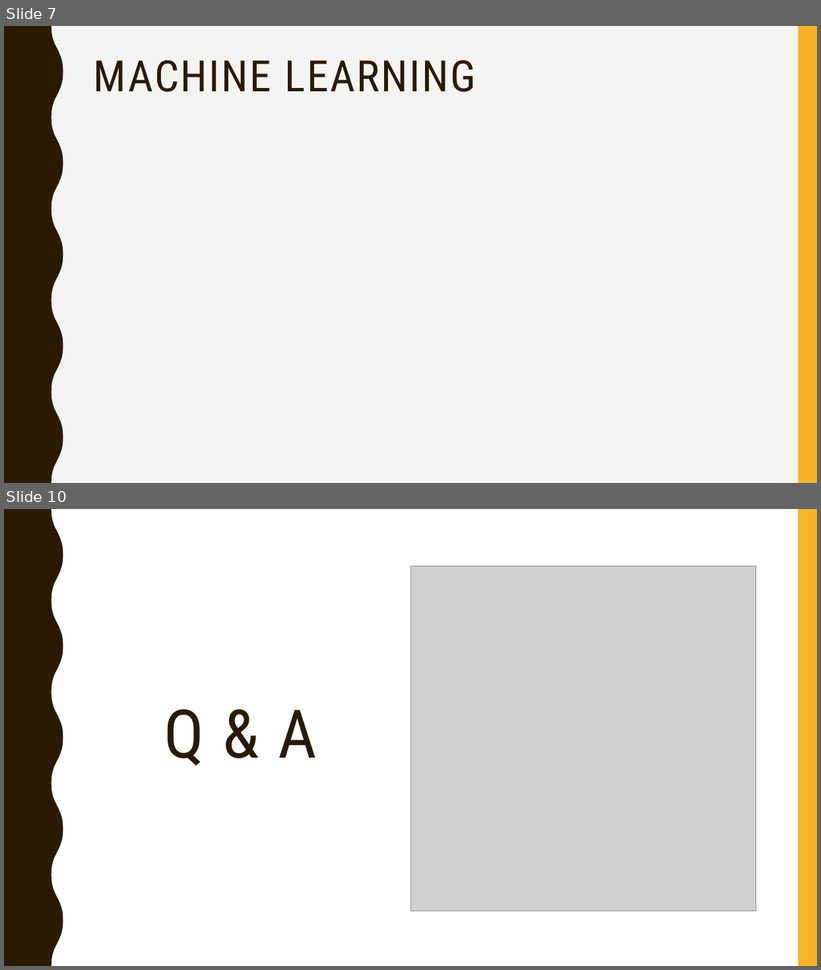
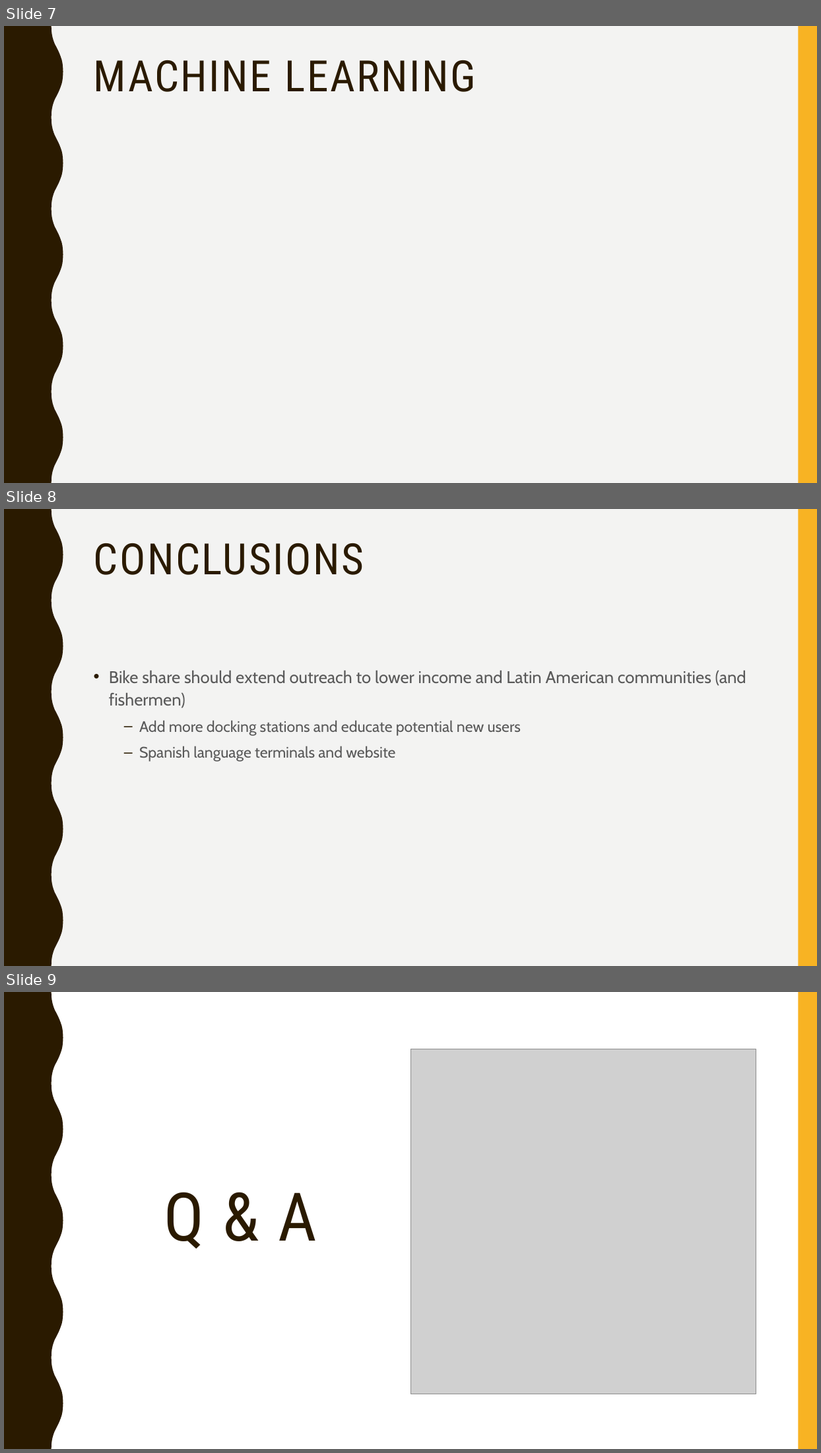
Before and after one commit to alpeshpatelgwu/Crabby-Cabis, a slide deck: Crabby Cabis Final Project.pptx. Shown one above the other, each under a label of ours: slides 7 and 10 before the commit, slides 7, 8 and 9 after it; the slides between them are not shown. The pictures are 821x970 and 821x1453 pixels, drawn with LibreOffice and Linux fonts; fonts in the diff are those of the drawing; grey boxes stand for pictures. Boxes give left, top, right and bottom in pixels: in the first picture for what was removed or moved away, otherwise in the second. Text is boxed around its words. In the diff, an @@ line names an element or a change of style, - is before the commit and + after.

```diff
--- a/Crabby Cabis Final Project.pptx
+++ b/Crabby Cabis Final Project.pptx
@@ slide 8 added at [4, 509, 817, 966], background #F3F3F2; not listed: 2 template elements that a slide beside it also shows @@
@@ title added at [94, 543, 364, 575], 51 pt, text #2A1A00 @@
+CONCLUSIONS
@@ text added at [109, 670, 746, 762], 20 pt, text #595959 @@
+• Bike share should extend outreach to lower income and Latin American communities (and fishermen)
+  – Add more docking stations and educate potential new users
+  – Spanish language terminals and website
@@ what was slide 10 is now slide 9 @@
```
Also in this commit, not shown: 2 slides changed, 2 slides removed.
